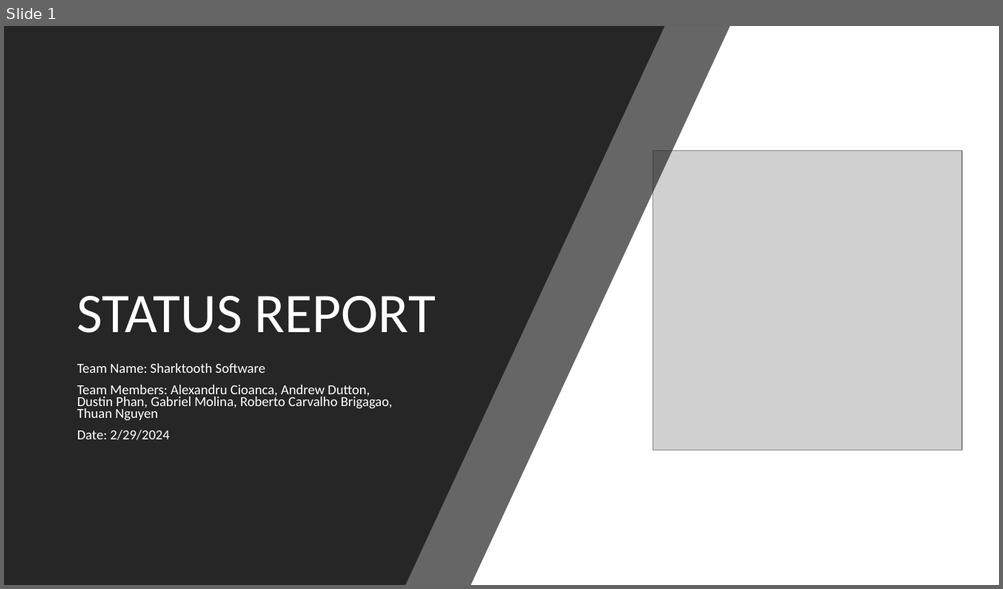
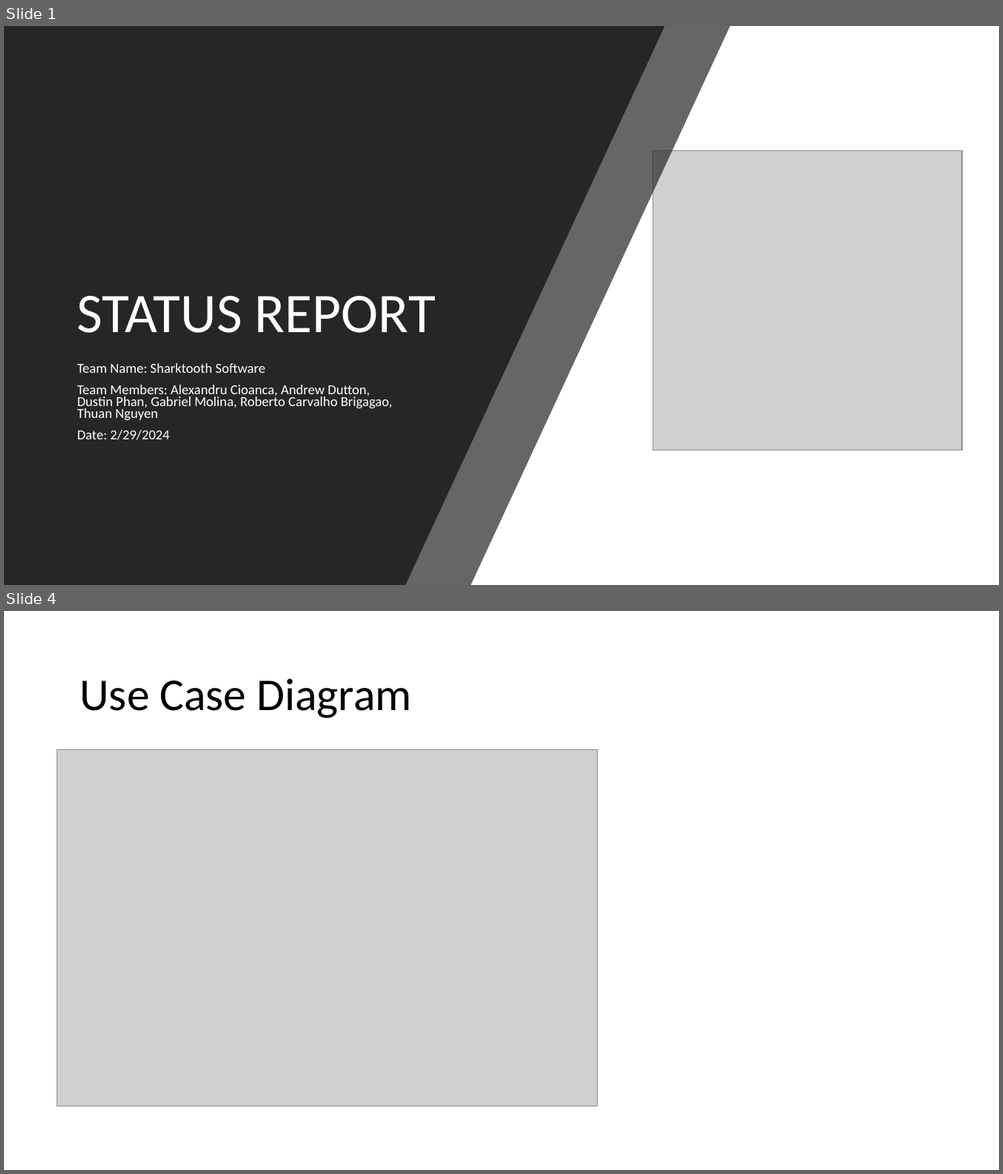
Before and after one commit to DustinPhan/491_SharkToothSoftware, a slide deck: Archive/Status Reports/SharkToothSoftware Status Report 03-07-2024.pptx. Shown one above the other, each under a label of ours: slide 1 before the commit, slides 1 and 4 after it; the slides between them are not shown. The pictures are 1003x589 and 1003x1174 pixels, drawn with LibreOffice and Linux fonts; fonts in the diff are those of the drawing; grey boxes stand for pictures. Boxes give left, top, right and bottom in pixels: in the first picture for what was removed or moved away, otherwise in the second. Text is boxed around its words. In the diff, an @@ line names an element or a change of style, - is before the commit and + after.

```diff
--- a/Archive/Status Reports/SharkToothSoftware Status Report 03-07-2024.pptx
+++ b/Archive/Status Reports/SharkToothSoftware Status Report 03-07-2024.pptx
@@ slide 4 added at bbox=[4, 611, 999, 1170], background #FFFFFF @@
@@ title added at bbox=[79, 678, 412, 718], 44 pt, text #000000 @@
+Use Case Diagram
@@ picture added at bbox=[57, 750, 598, 1106] @@
```
Also in this commit, not shown: 4 slides changed, 1 other slide added, 1 slide removed, 16 other files.
